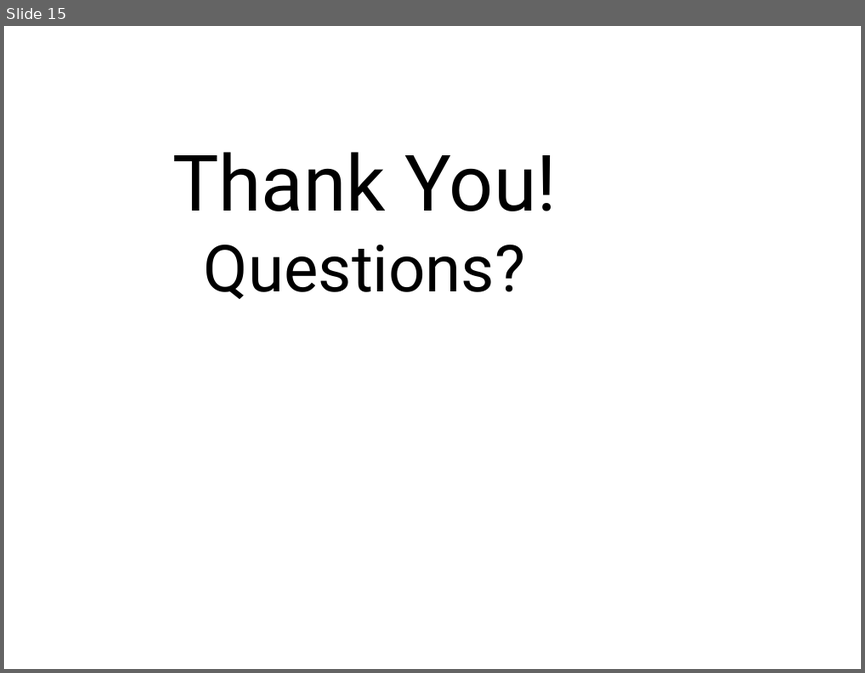
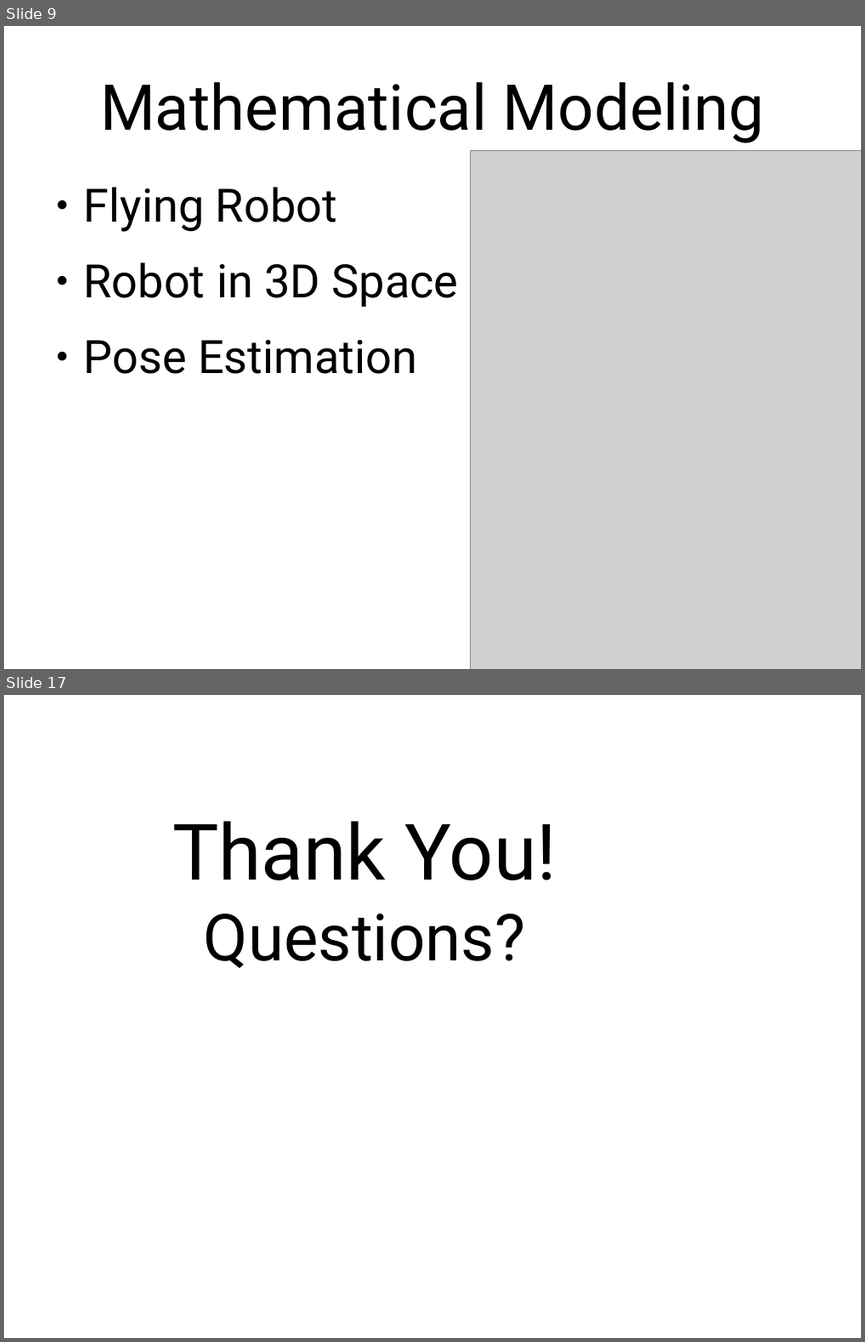
Before and after one commit to navh/coatimunde, a slide deck: Data Item Deliverables/DesignOverview.odp. Shown one above the other, each under a label of ours: slide 15 before the commit, slides 9 and 17 after it; the slides between them are not shown. The pictures are 865x673 and 865x1342 pixels, drawn with LibreOffice and Linux fonts; fonts in the diff are those of the drawing; grey boxes stand for pictures; background and template pictures are left out. Boxes give left, top, right and bottom in pixels: in the first picture for what was removed or moved away, otherwise in the second. Text is boxed around its words. In the diff, an @@ line names an element or a change of style, - is before the commit and + after.

```diff
--- a/Data Item Deliverables/DesignOverview.odp
+++ b/Data Item Deliverables/DesignOverview.odp
@@ slide 9 added at box(4, 26, 861, 669), background #FFFFFF @@
@@ title added at box(100, 82, 765, 143), 58.6 pt, text #000000 @@
+Mathematical Modeling
@@ picture added at box(471, 150, 861, 669) @@
@@ text added at box(84, 187, 459, 374), 42.6 pt, text #000000 @@
+● Flying Robot
+● Robot in 3D Space
+● Pose Estimation
@@ what was slide 15 is now slide 17 @@
```
Also in this commit, not shown: 2 slides changed, 3 other slides added, 2 slides removed, 2 other files.
